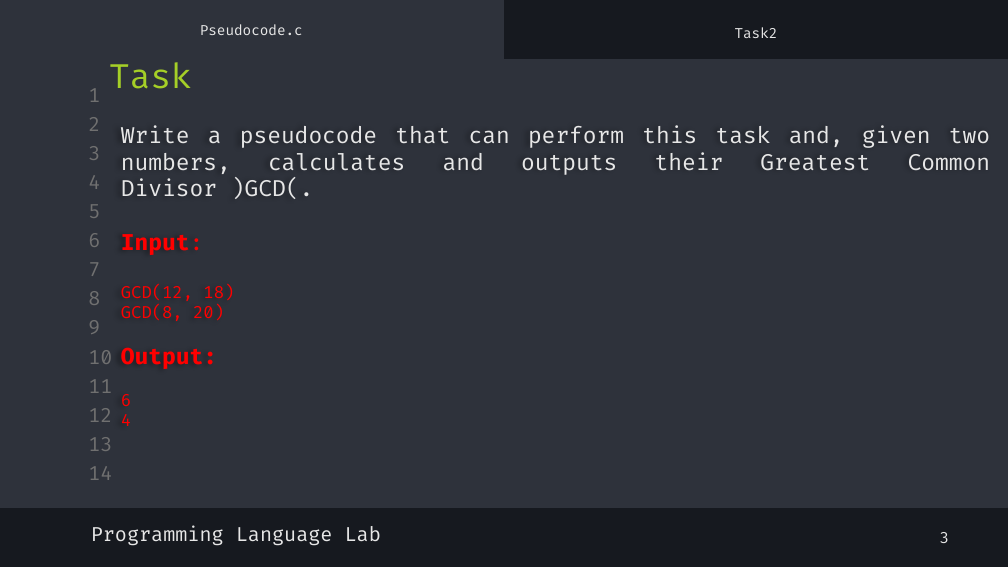
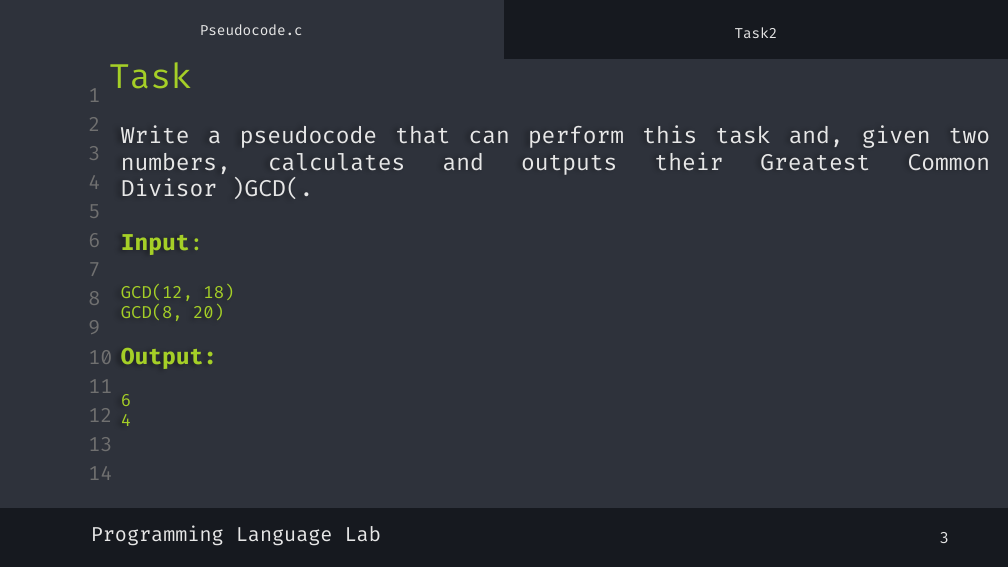
Before and after one commit to shayan-naghizadeh/C-Lab-AUT, a slide deck: slide 4 of slides/2.Pseudocode/Pseudocode.pptx. Drawn at 1008x567 pixels with LibreOffice and Linux fonts; fonts in the diff are those of the drawing. Boxes give left, top, right and bottom in pixels: in the first picture for what was removed or moved away, otherwise in the second. Text is boxed around its words. In the diff, an @@ line names an element or a change of style, - is before the commit and + after.

```diff
--- a/slides/2.Pseudocode/Pseudocode.pptx
+++ b/slides/2.Pseudocode/Pseudocode.pptx
@@ text at [121,234,234,426]: text colour #FF0000 to #A5CF27 in "Input:", "GCD(12, 18)", "GCD(8, 20)", "Output:" and 2 more places @@
```
Also in this commit, not shown: 2 other slides changed, 4 other files.
